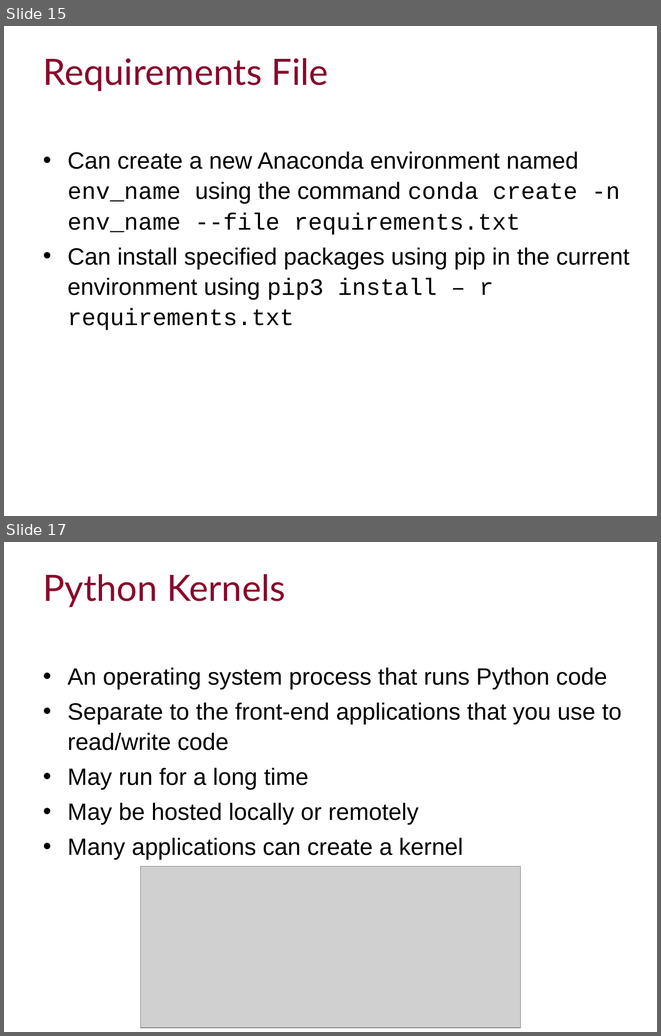
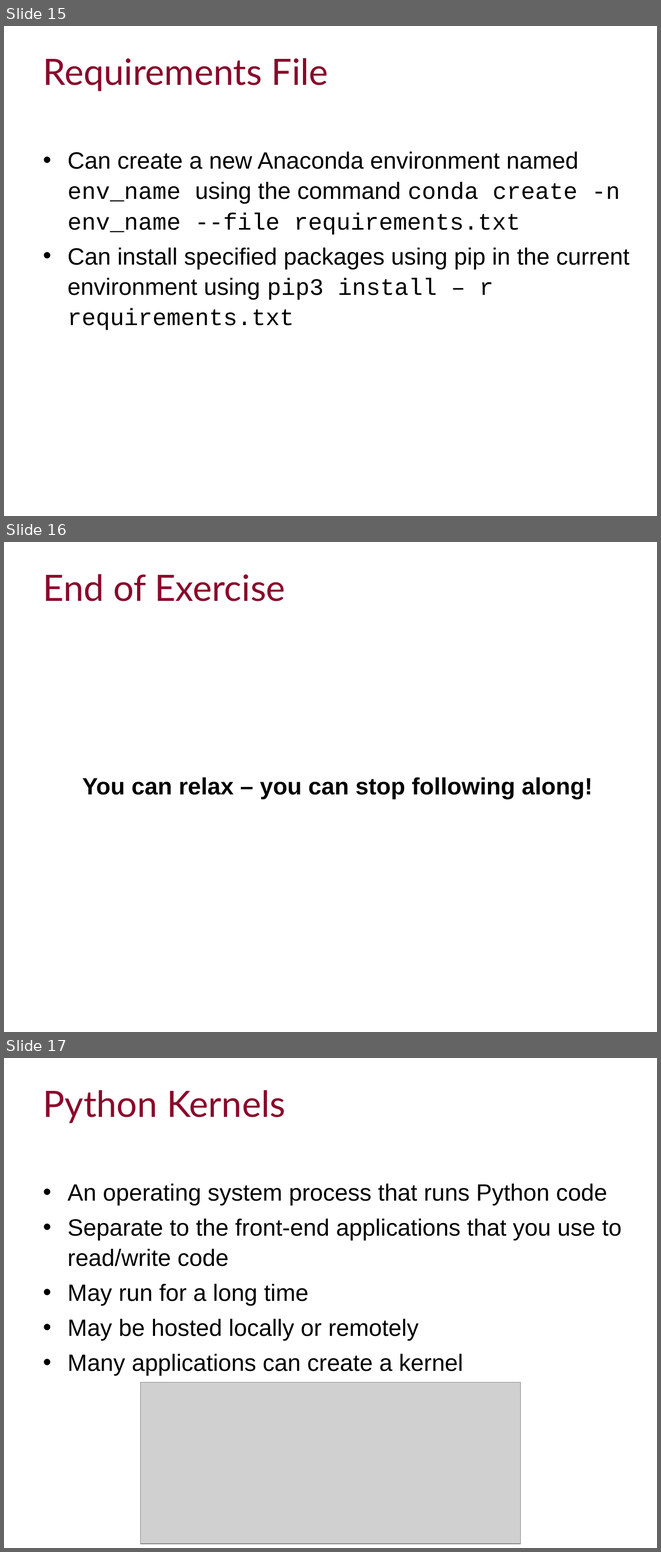
Before and after one commit to ImperialCollegeLondon/RCDS-managing-and-running-python-effectively, a slide deck: Managing and Running Python Effectively.pptx. Shown one above the other, each under a label of ours: slides 15 and 17 before the commit, slides 15, 16 and 17 after it; the slides between them are not shown. The pictures are 661x1036 and 661x1552 pixels, drawn with LibreOffice and Linux fonts; fonts in the diff are those of the drawing; grey boxes stand for pictures; background and template pictures are left out. Boxes give left, top, right and bottom in pixels: in the first picture for what was removed or moved away, otherwise in the second. Text is boxed around its words. In the diff, an @@ line names an element or a change of style, - is before the commit and + after.

Commit message:
Updated exercises to follow-along

```diff
--- a/Managing and Running Python Effectively.pptx
+++ b/Managing and Running Python Effectively.pptx
@@ slide 16 added at (x1=4, y1=542, x2=657, y2=1032), background #FFFFFF @@
@@ title added at (x1=43, y1=574, x2=285, y2=601), 40 pt, text #89092B @@
+End of Exercise
@@ text added at (x1=82, y1=777, x2=592, y2=799), 26 pt, text #000000, bold @@
+You can relax – you can stop following along!
```
Also in this commit, not shown: 2 slides changed, 1 other slide added, 2 slides removed, 1 other file.
